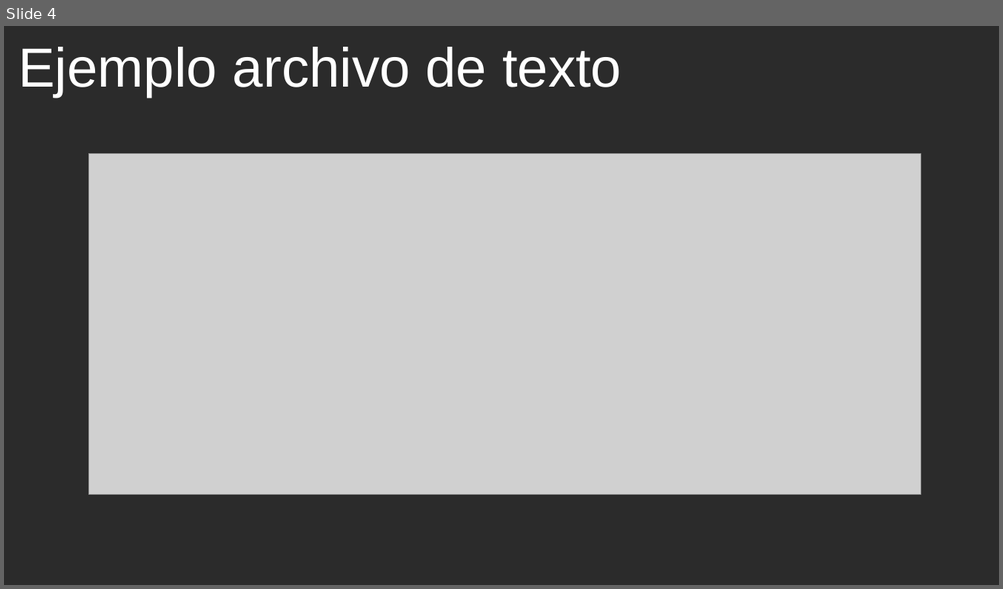
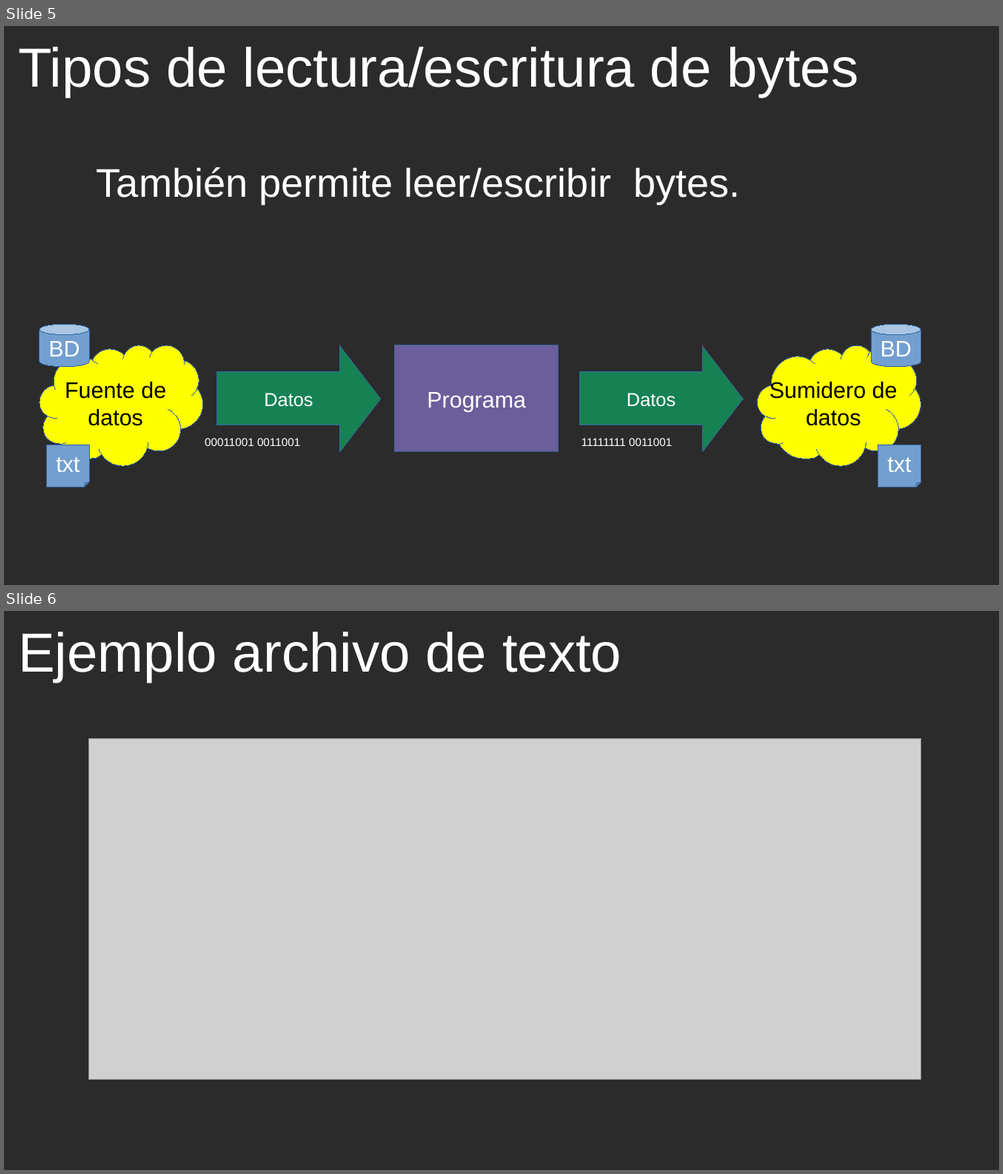
Before and after one commit to cmorenoruiz/ApuntesProgramacion, a slide deck: Unidad 11 Ficheros/Clase FileWriter Presentación para clase.odp. Shown one above the other, each under a label of ours: slide 4 before the commit, slides 5 and 6 after it. The pictures are 1003x589 and 1003x1174 pixels, drawn with LibreOffice and Linux fonts; fonts in the diff are those of the drawing; grey boxes stand for pictures; background and template pictures are left out; a plain dark background stands for a picture behind light text. Boxes give left, top, right and bottom in pixels: in the first picture for what was removed or moved away, otherwise in the second. Text is boxed around its words. In the diff, an @@ line names an element or a change of style, - is before the commit and + after.

Commit message:
Añadidos diagramas paar explicar el flujo de datos

```diff
--- a/Unidad 11 Ficheros/Clase FileWriter Presentación para clase.odp
+++ b/Unidad 11 Ficheros/Clase FileWriter Presentación para clase.odp
@@ slide 5 added at (4, 26, 999, 585), background picture (left out) @@
@@ title added at (18, 47, 858, 97), 44 pt, text #FFFFFF @@
+Tipos de lectura/escritura de bytes
@@ text added at (96, 167, 740, 204), 32 pt, text #FFFFFF @@
+También permite leer/escribir bytes.
@@ cylinder added at (40, 325, 89, 367), fill #729FCF, outline #3465A4 0 pt, 18 pt, text #FFFFFF @@
+BD
@@ cylinder added at (871, 325, 921, 367), fill #729FCF, outline #3465A4 0 pt, 18 pt, text #FFFFFF @@
+BD
@@ freeform shape added at (40, 346, 202, 466), fill #FFFF00, outline #3465A4 0 pt, 18 pt, text #000000 @@
+Fuente de
+datos
@@ right arrow added at (217, 346, 381, 452), fill #168253, outline #3465A4 0 pt, 15 pt, text #FFFFFF @@
+Datos
@@ rectangle added at (395, 346, 558, 452), fill #6B5E9B, outline #3465A4 0 pt, 18 pt, text #FFFFFF @@
+Programa
@@ right arrow added at (580, 346, 743, 452), fill #168253, outline #3465A4 0 pt, 15 pt, text #FFFFFF @@
+Datos
@@ freeform shape added at (757, 346, 921, 466), fill #FFFF00, outline #3465A4 0 pt, 18 pt, text #000000 @@
+Sumidero de
+datos
@@ folded corner added at (46, 446, 89, 488), fill #729FCF, outline #3465A4 0 pt, 18 pt, text #FFFFFF @@
+txt
@@ text added at (205, 438, 300, 446), 9 pt, text #FFFFFF @@
+00011001 0011001
@@ text added at (581, 438, 671, 446), 9 pt, text #FFFFFF @@
+11111111 0011001
@@ folded corner added at (879, 446, 921, 488), fill #729FCF, outline #3465A4 0 pt, 18 pt, text #FFFFFF @@
+txt
@@ what was slide 4 is now slide 6 @@
```
Also in this commit, not shown: 2 slides changed, 2 other slides added, 1 other file.
